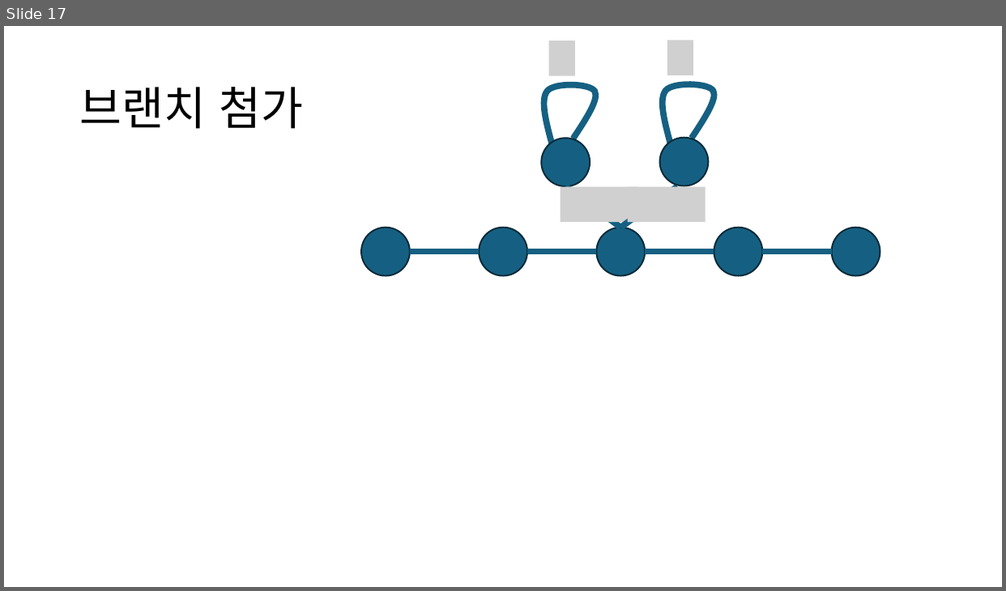
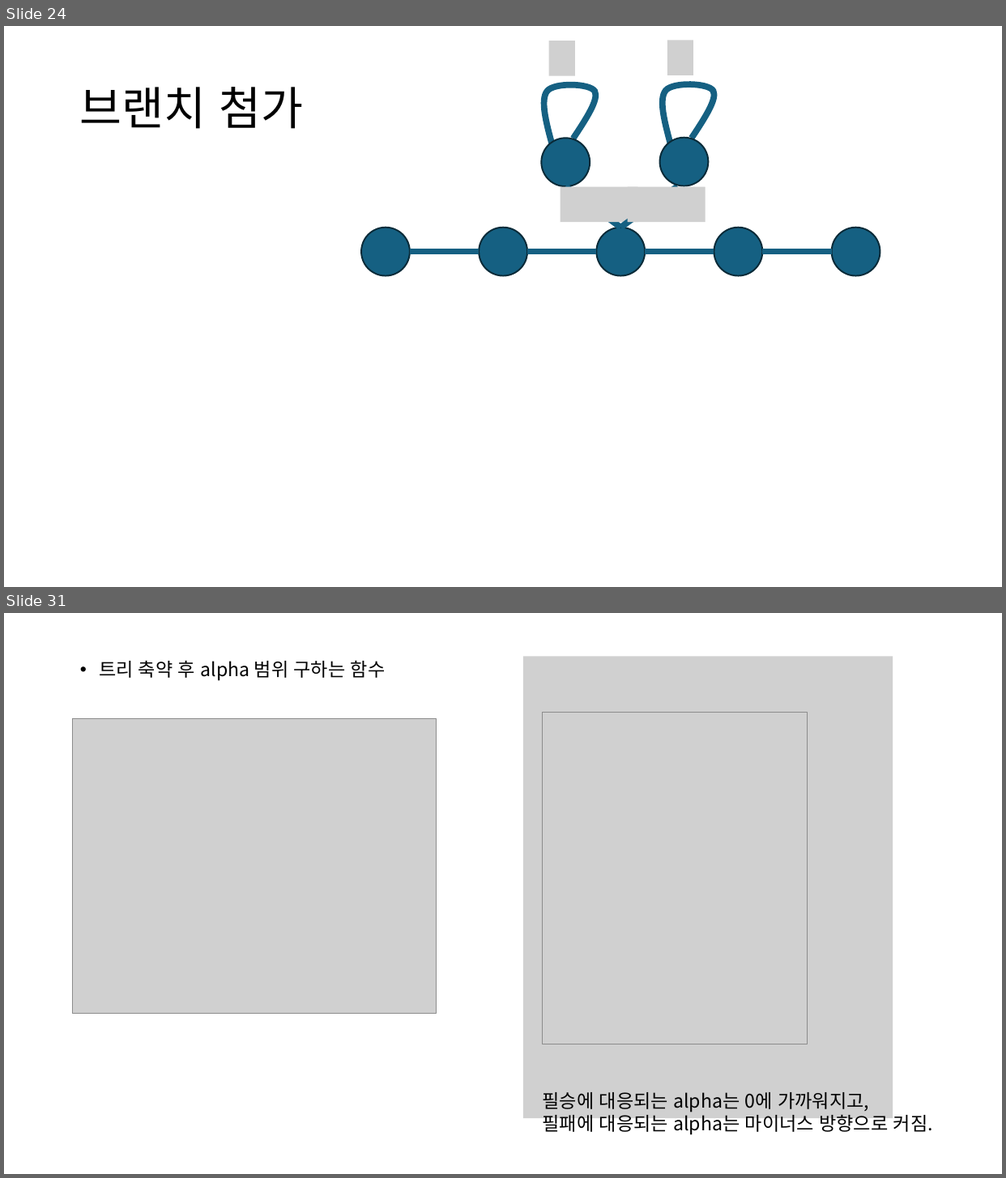
Before and after one commit to singrum/game_tree_scattering, a slide deck: presentation.pptx. Shown one above the other, each under a label of ours: slide 17 before the commit, slides 24 and 31 after it; the slides between them are not shown. The pictures are 1006x591 and 1006x1178 pixels, drawn with LibreOffice and Linux fonts; fonts in the diff are those of the drawing; grey boxes stand for pictures. Boxes give left, top, right and bottom in pixels: in the first picture for what was removed or moved away, otherwise in the second. Text is boxed around its words. In the diff, an @@ line names an element or a change of style, - is before the commit and + after.

```diff
--- a/presentation.pptx
+++ b/presentation.pptx
@@ slide 31 added at (4, 613, 1002, 1174), background #FFFFFF @@
@@ text added at (99, 660, 386, 680), 18 pt, text #000000 @@
+• 트리 축약 후 alpha 범위 구하는 함수
@@ picture added at (523, 657, 893, 1119) @@
@@ picture added at (73, 718, 436, 1014) @@
@@ picture added at (543, 713, 808, 1045) @@
@@ text added at (543, 1093, 933, 1135), 18 pt, text #000000 @@
+필승에 대응되는 alpha는 0에 가까워지고,
+필패에 대응되는 alpha는 마이너스 방향으로 커짐.
@@ what was slide 17 is now slide 24 @@
```
Also in this commit, not shown: 10 slides changed, 18 other slides added, 3 slides removed, 2 other files.
